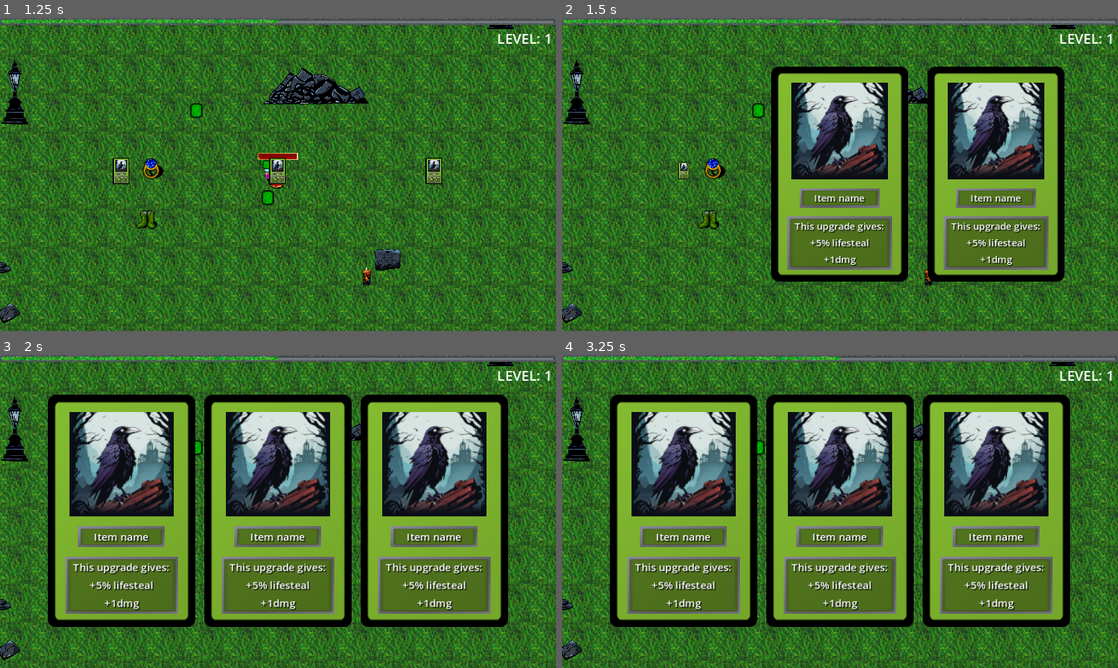
Above: before the commit, frames 1-4 (two rows, left to right).
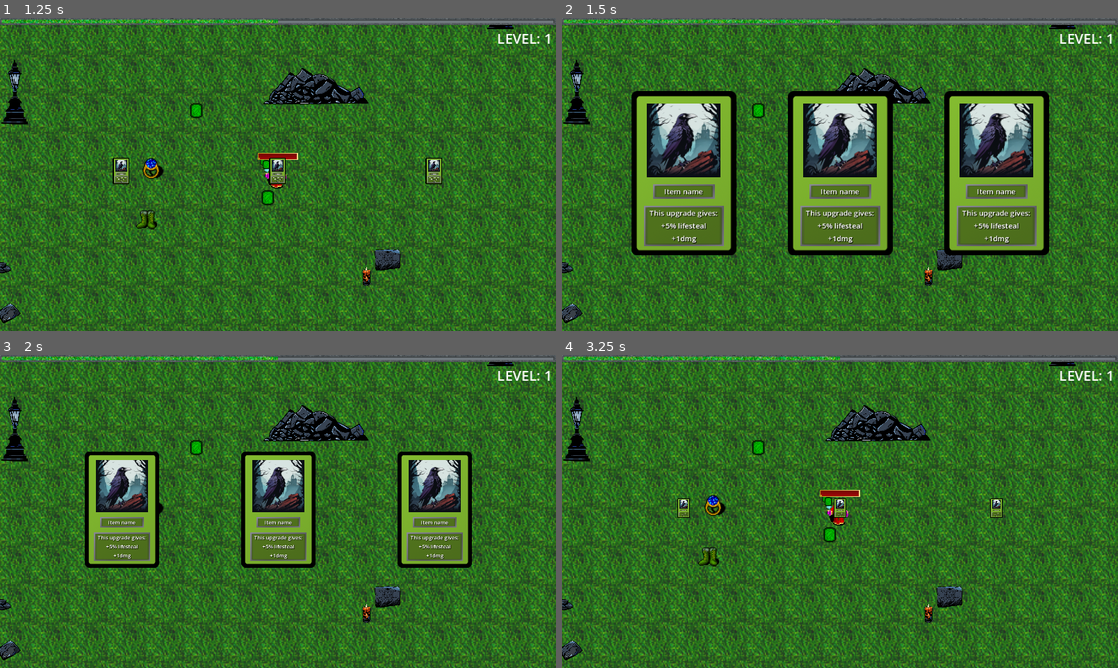
Above: after the commit, the same moments.

Repository: AGH-Code-Industry/monstrous-tide
Game: Godot game, scene res://Assets/World/world.tscn
The game is run twice, just before and just after one commit, with the same random seed, the same clock (stepped at 60 frames per second) and the same inputs.
Inputs (mouse positions are in pixels of both pictures, inside the frame that each line leads up to):
- Up to frame 1 (1.25 s): tap Enter at 0.5 s; move the mouse to (400, 158) at 0.52 s; press the mouse at (400, 158) at 0.53 s; hold D (right) from 0.53 s (still down)
- Up to frame 2 (1.5 s): move the mouse to (684, 171) at 1.27 s; release D (right) at 1.28 s; release the mouse at (684, 171) at 1.28 s; hold S (down) from 1.28 s (still down); click (684, 171) at 1.35 s
- Up to frame 3 (2 s): keep holding S (down)
- Up to frame 4 (3.25 s): move the mouse to (684, 511) at 2.02 s; release S (down) at 2.03 s; press the mouse at (684, 511) at 2.03 s; hold D (right) 2.03-2.78 s; move the mouse to (840, 511) at 2.77 s; release the mouse at (840, 511) at 2.78 s; hold W (up) from 2.78 s (still down); click (840, 511) at 2.85 s

Frame 1 is identical in both runs. In frame 2, 38% of the frame differs, in the area x 12-91%, y 15-85%; in frame 3, 55%; in frame 4, 57%, in the area x 8-92%, y 12-87%.

Commit message:
animation polish

Diff:
--- a/Assets/Utility/Managers/experience_manager.gd
+++ b/Assets/Utility/Managers/experience_manager.gd
@@ -15,6 +15,7 @@
 	current_points -= points_to_levelup
 	current_level += 1
 	points_to_levelup += 5
+	get_tree().paused = true
 	level_up_signal.emit()
 
 
--- a/Assets/Utility/UI/LvlUps/CardPopupMenu.gd
+++ b/Assets/Utility/UI/LvlUps/CardPopupMenu.gd
@@ -5,7 +5,6 @@
 
 
 func _ready():
-
 	get_tree().paused = true
 	for i in range(3):
 		var level_up_card_instance = level_up_card.instantiate()
--- a/Assets/Utility/UI/LvlUps/LvlUpCard.gd
+++ b/Assets/Utility/UI/LvlUps/LvlUpCard.gd
@@ -3,19 +3,25 @@
 @onready var animation_player = $AnimationPlayer
 
 var parent_panel
+var disabled = true
 
 func _ready():
 	gui_input.connect(on_input_gui)
 	mouse_entered.connect(on_mouse_entered)
+	mouse_exited.connect(on_mouse_exited)
+	modulate = Color.TRANSPARENT
 	animation_player.play("in")
-
-
-func play_out_animation():
-	animation_player.play_backwards("in")
+	await animation_player.animation_finished
+	disabled = false
 
 
 func select_card():
-	animation_player.play_backwards("in")
+	disabled = true
+	for card in get_parent().get_children():
+		if card == self:
+			continue
+		card.animation_player.play("out")
+	animation_player.play("out")
 	await animation_player.animation_finished
 	get_tree().paused = false
 	GameEvents.emit_upgrade_selected()
@@ -23,10 +29,21 @@
 
 
 func on_input_gui(event: InputEvent):
+	modulate = Color.WHITE
 	if event.is_action_pressed("left_click"):
 		select_card()
 
 
 
 func on_mouse_entered():
-	pass
+	modulate = Color.WHITE
+	if disabled:
+		return
+	animation_player.play("hover")
+
+
+func on_mouse_exited():
+	modulate = Color.WHITE
+	if disabled:
+		return
+	animation_player.play_backwards("hover")
--- a/Assets/Utility/UI/LvlUps/LvlUpCard.tscn
+++ b/Assets/Utility/UI/LvlUps/LvlUpCard.tscn
@@ -75,6 +75,18 @@
 "update": 0,
 "values": [Vector2(1, 1)]
 }
+tracks/1/type = "value"
+tracks/1/imported = false
+tracks/1/enabled = true
+tracks/1/path = NodePath(".:modulate")
+tracks/1/interp = 1
+tracks/1/loop_wrap = true
+tracks/1/keys = {
+"times": PackedFloat32Array(0),
+"transitions": PackedFloat32Array(1),
+"update": 0,
+"values": [Color(1, 1, 1, 1)]
+}
 
 [sub_resource type="Animation" id="Animation_w5orx"]
 resource_name = "in"
@@ -92,13 +104,56 @@
 "update": 0,
 "values": [Vector2(0, 0), Vector2(1, 1)]
 }
+tracks/1/type = "value"
+tracks/1/imported = false
+tracks/1/enabled = true
+tracks/1/path = NodePath(".:modulate")
+tracks/1/interp = 1
+tracks/1/loop_wrap = true
+tracks/1/keys = {
+"times": PackedFloat32Array(0),
+"transitions": PackedFloat32Array(1),
+"update": 0,
+"values": [Color(1, 1, 1, 1)]
+}
 
 [sub_resource type="Animation" id="Animation_2jhur"]
 resource_name = "out"
+length = 0.4
+tracks/0/type = "value"
+tracks/0/imported = false
+tracks/0/enabled = true
+tracks/0/path = NodePath(".:scale")
+tracks/0/interp = 1
+tracks/0/loop_wrap = true
+tracks/0/keys = {
+"times": PackedFloat32Array(0, 0.4),
+"transitions": PackedFloat32Array(1, 1),
+"update": 0,
+"values": [Vector2(1, 1), Vector2(0, 0)]
+}
+
+[sub_resource type="Animation" id="Animation_xrfty"]
+resource_name = "hover"
+length = 0.4
+step = 0.05
+tracks/0/type = "value"
+tracks/0/imported = false
+tracks/0/enabled = true
+tracks/0/path = NodePath(".:scale")
+tracks/0/interp = 2
+tracks/0/loop_wrap = true
+tracks/0/keys = {
+"times": PackedFloat32Array(0, 0.4),
+"transitions": PackedFloat32Array(1, 2.54912),
+"update": 0,
+"values": [Vector2(1, 1), Vector2(1.2, 1.2)]
+}
 
 [sub_resource type="AnimationLibrary" id="AnimationLibrary_0exjo"]
 _data = {
 "RESET": SubResource("Animation_q04jn"),
+"hover": SubResource("Animation_xrfty"),
 "in": SubResource("Animation_w5orx"),
 "out": SubResource("Animation_2jhur")
 }
@@ -116,9 +171,11 @@
 
 [node name="VBoxContainer" type="VBoxContainer" parent="."]
 layout_mode = 2
+mouse_filter = 2
 
 [node name="MarginContainer3" type="MarginContainer" parent="VBoxContainer"]
 layout_mode = 2
+mouse_filter = 2
 theme_type_variation = &"LvlUpMarginContainer"
 theme_override_constants/margin_top = 10
 
@@ -126,10 +183,12 @@
 layout_mode = 2
 size_flags_horizontal = 4
 size_flags_vertical = 4
+mouse_filter = 2
 texture = ExtResource("2_xfo3i")
 
 [node name="MarginContainer" type="MarginContainer" parent="VBoxContainer"]
 layout_mode = 2
+mouse_filter = 2
 theme_type_variation = &"LvlUpMarginContainer"
 theme_override_constants/margin_left = 25
 theme_override_constants/margin_top = 2
@@ -148,6 +207,7 @@
 
 [node name="MarginContainer2" type="MarginContainer" parent="VBoxContainer"]
 layout_mode = 2
+mouse_filter = 2
 theme_type_variation = &"LvlUpMarginContainer"
 theme_override_constants/margin_left = 10
 theme_override_constants/margin_right = 10
Not shown: 1 places in Assets/Utility/UI/LvlUps/LvlUpCard.tscn that only renumber resources
